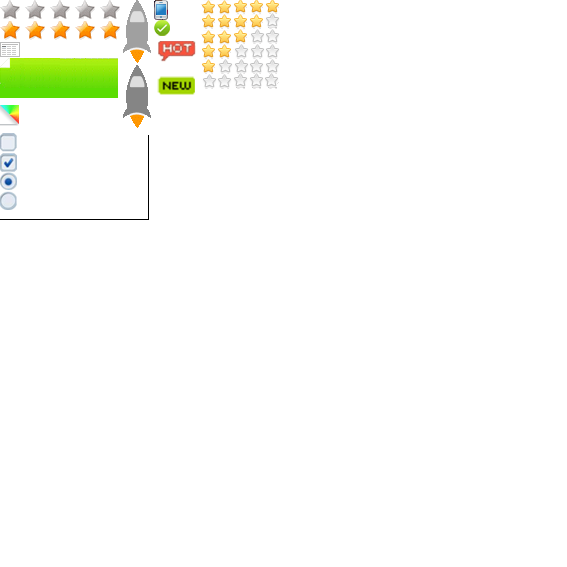
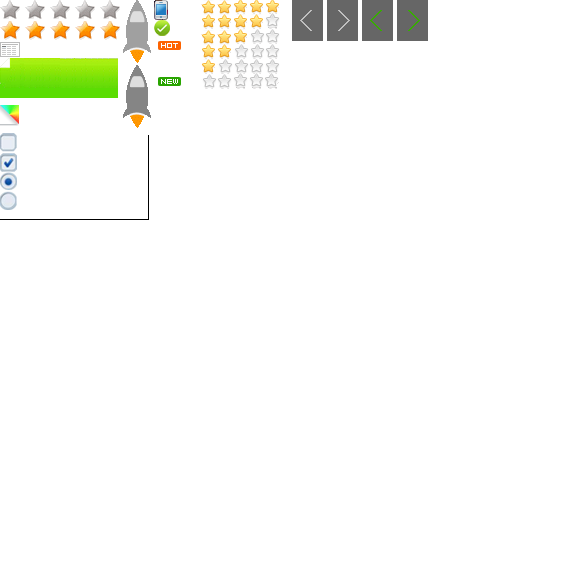
Layer changes from the first 567×567 image to the second:
added layer "arrow" above "hot_new2" over 292, 0, 428, 41
added layer "hot_new2" above "checkbox2" over 158, 41, 181, 86
renamed "Layer 1" to "hot_new", hid it over 157, 41, 196, 95
